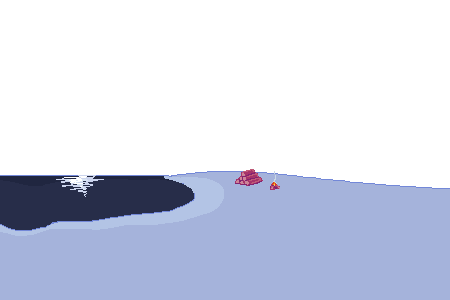
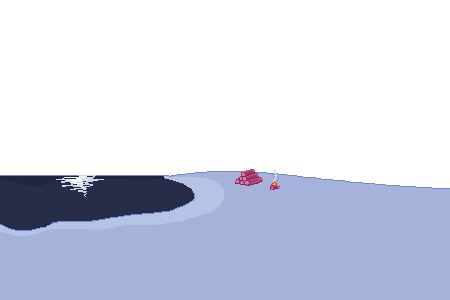
Layer changes from the first 450px x 300px image to the second:
added group "fire" with 3 layers above "01" over [272, 169, 279, 185]
added layer "Layer 3" in group "fire" over [272, 169, 278, 185]
added layer "Layer 2" in group "fire" over [272, 169, 279, 185]
added layer "Layer 1" in group "fire" over [272, 171, 278, 185]
painted on "01" over [272, 171, 277, 185]
